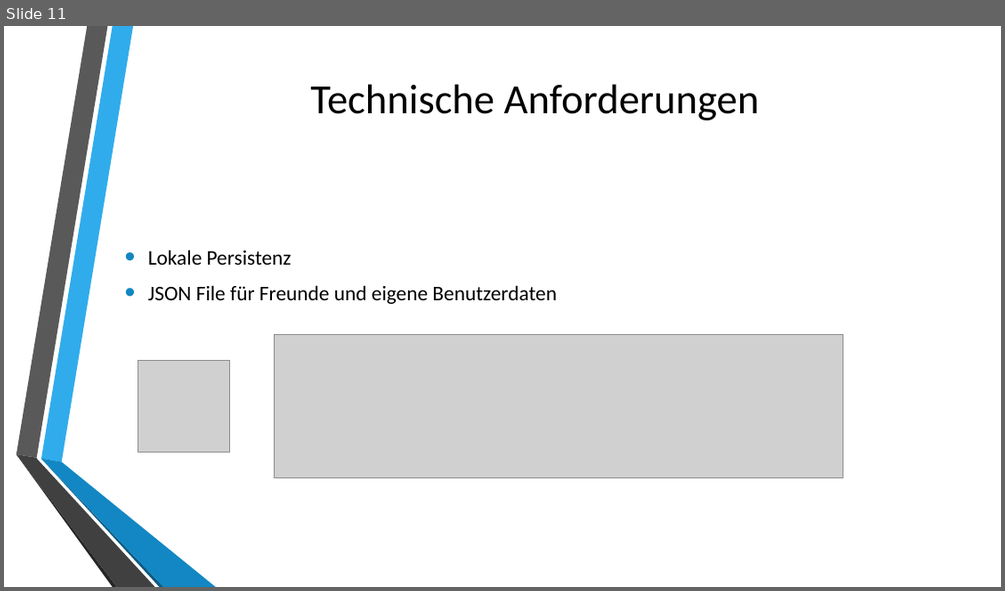
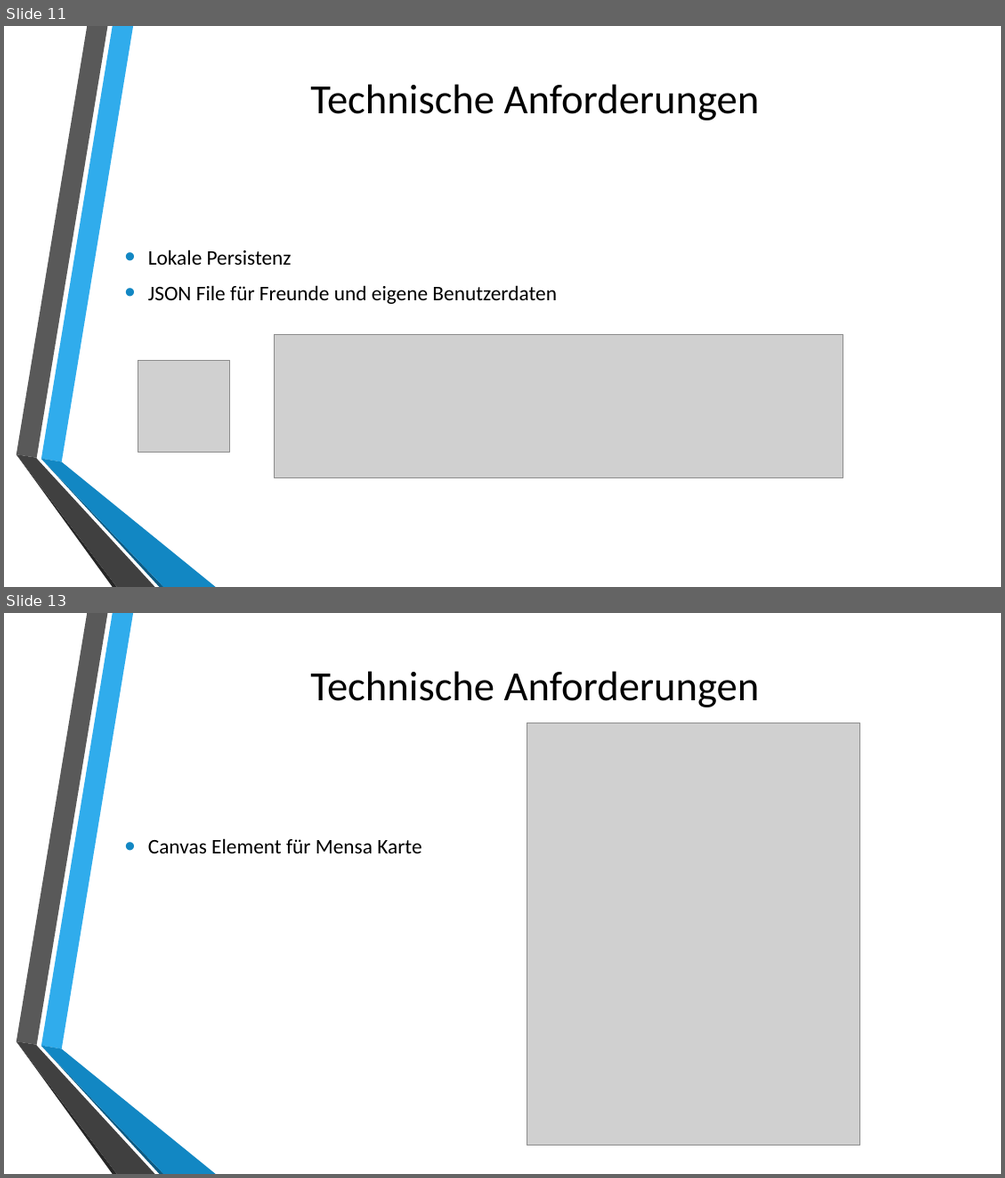
Before and after one commit to 0wncl0ud/MobProPro, a slide deck: FindMe.pptx. Shown one above the other, each under a label of ours: slide 11 before the commit, slides 11 and 13 after it; the slides between them are not shown. The pictures are 1005x591 and 1005x1178 pixels, drawn with LibreOffice and Linux fonts; fonts in the diff are those of the drawing; grey boxes stand for pictures; background and template pictures are left out. Boxes give left, top, right and bottom in pixels: in the first picture for what was removed or moved away, otherwise in the second. Text is boxed around its words. In the diff, an @@ line names an element or a change of style, - is before the commit and + after.

```diff
--- a/FindMe.pptx
+++ b/FindMe.pptx
@@ slide 13 added at box(4, 613, 1001, 1174), background picture (left out); not listed: 6 template elements that a slide beside it also shows @@
@@ title added at box(310, 671, 760, 707), 40 pt, text #000000 @@
+Technische Anforderungen
@@ picture added at box(526, 723, 860, 1145) @@
@@ text added at box(148, 838, 421, 853), 20 pt, text #000000 @@
+• Canvas Element für Mensa Karte
```
Also in this commit, not shown: 2 slides changed, 4 other slides added.
